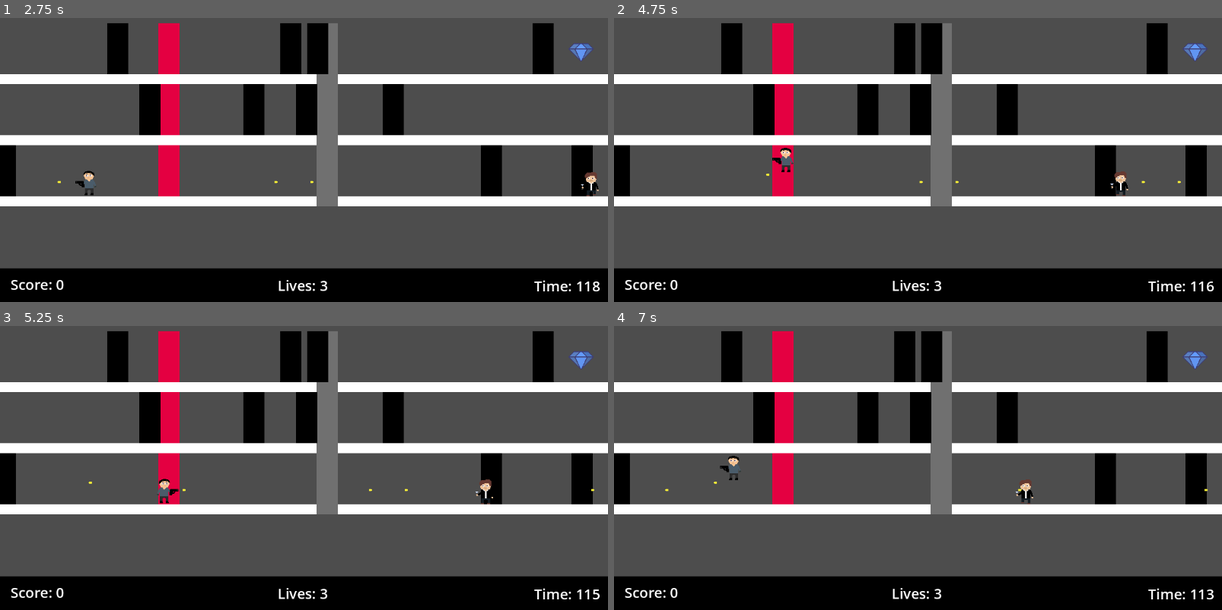
Above: before the commit, frames 1-4 (two rows, left to right).
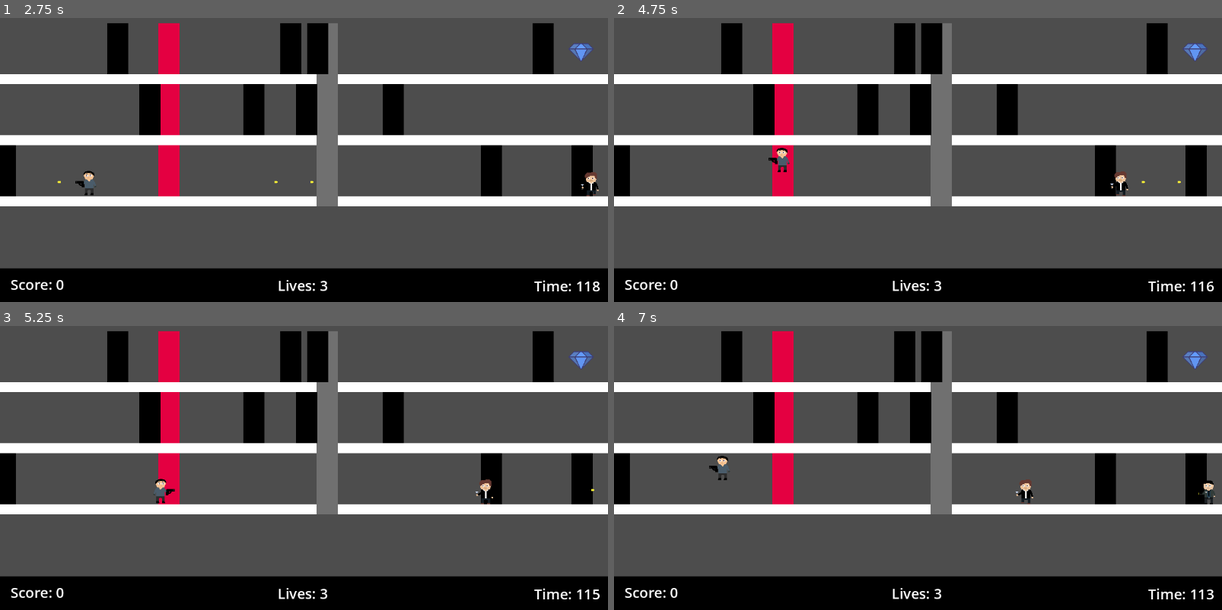
Above: after the commit, the same moments.

Repository: Colonelpanic0/Heist
Game: Godot game, scene res://Scenes/playablenew.tscn
Two runs of this game, one before a commit and one after it. Both use one fixed random seed, a clock stepped at 60 frames per second and the inputs below.
Inputs:
- Up to frame 1 (2.75 s): tap Enter at 0.5 s; hold D (Right) 0.53-2.03 s; tap 2 (Fire) at 0.6, 1.35, 2.3 s; tap 1 (Jump) at 0.77, 1.52 s; hold A (Left) from 2.03 s (still down); hold Space (Start) from 2.03 s (still down)
- Up to frame 2 (4.75 s): release A (Left) at 2.78 s; release Space (Start) at 2.78 s; hold D (Right) 2.78-4.28 s; tap 2 (Fire) at 2.85, 3.6, 4.55 s; tap 1 (Jump) at 3.02, 3.77, 4.52 s; hold A (Left) from 4.28 s (still down); tap Space (Start) at 4.35 s
- Up to frame 3 (5.25 s): release A (Left) at 5.03 s; hold D (Right) from 5.03 s (still down); tap 2 (Fire) at 5.1 s
- Up to frame 4 (7 s): release D (Right) at 5.78 s; hold A (Left) from 5.78 s (still down); tap 2 (Fire) at 5.85, 6.8 s; tap 1 (Jump) at 6.02, 6.77 s; hold Space (Start) from 6.53 s (still down)

Frame 1 is identical in both runs. In frame 2, 0.2% of the frame differs, in the area x 25-57%, y 45-59%; in frame 3, 0.2%; in frame 4, 0.4%, in the area x 8-99%, y 45-63%.

Commit message:
Hidden Player
Hidden now makes player transparent.
GUN now has limited bullets

Diff:
--- a/heist/Scripts/Gun.gd
+++ b/heist/Scripts/Gun.gd
@@ -5,6 +5,7 @@
 @export var bullet_offset: Vector2
 @export var bullet_speed = 4
 @export var bullet_spawn: Node2D
+var hide = false
 # Called when the node enters the scene tree for the first time.
 func _ready() -> void:
 	pass # Replace with function body.
@@ -25,7 +26,13 @@
 			else:
 				instance.get_node("Sprite2D").flip_h = false
 			get_parent().get_parent().add_child(instance) #adds the instance into the scene
+			Singleton.bullets -= 1
 			pass
 		pass
-
+	if Singleton.hidden and not hide:
+		self_modulate.a = 0.1
+		hide = true
+	elif not Singleton.hidden and hide:
+		self_modulate.a = 1
+		hide = false
 	pass
--- a/heist/Scripts/player.gd
+++ b/heist/Scripts/player.gd
@@ -7,6 +7,7 @@
 @export var POS_L = Vector2(-20,5)
 @export var POS_R = Vector2(20,5)
 @export var looking = 1
+var hide = false
 
 func _physics_process(delta: float) -> void:
 	# Add the gravity.
@@ -41,3 +42,13 @@
 
 func get_looking():
 	return looking
+
+
+# Called every frame. 'delta' is the elapsed time since the previous frame.
+func _process(delta: float) -> void:
+	if Singleton.hidden and not hide:
+		playerSprite.self_modulate.a = 0.1
+		hide = true
+	elif not Singleton.hidden and hide:
+		playerSprite.self_modulate.a = 1
+		hide = false
Not shown, changed: heist/Sprites/gun.png.import
